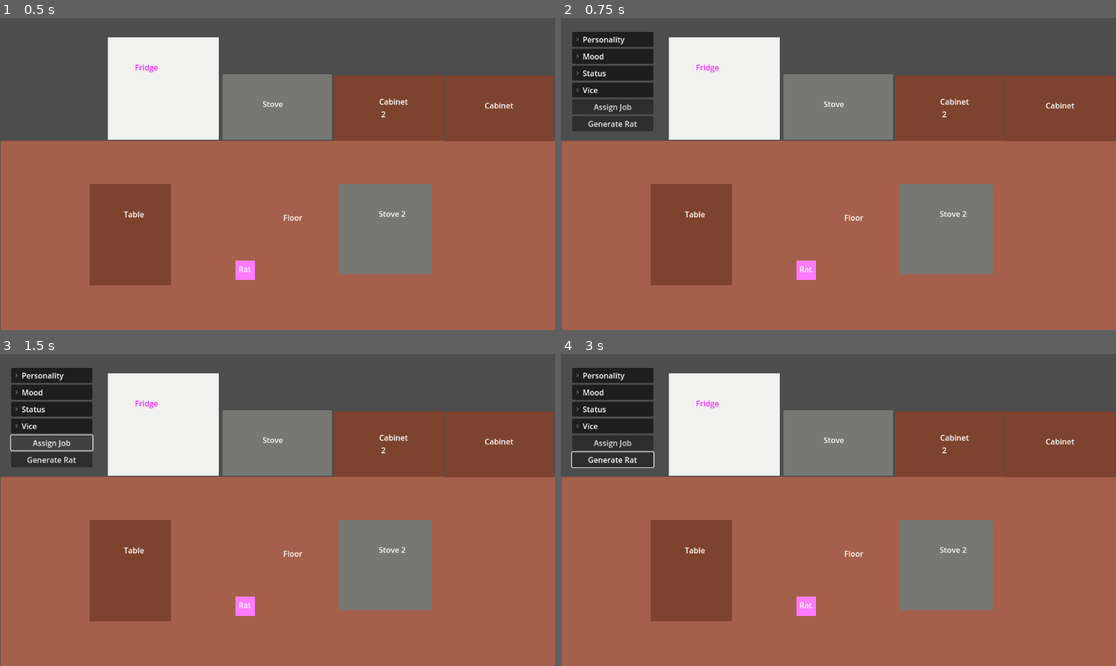
Above: before the commit, frames 1-4 (two rows, left to right).
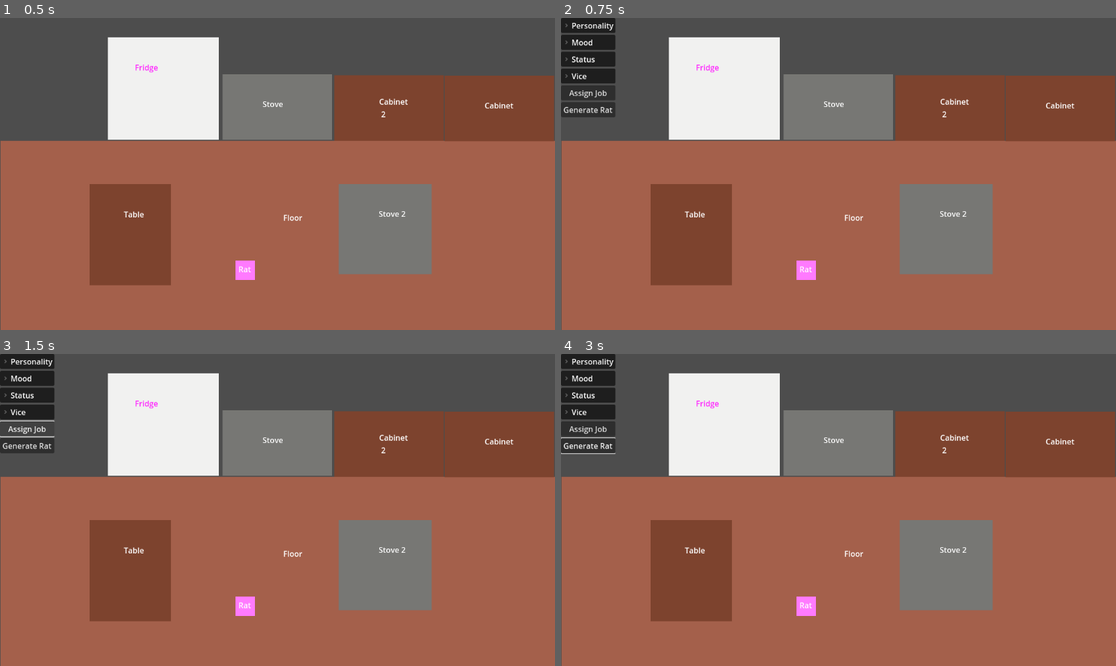
Above: after the commit, the same moments.

Repository: thorkellmani/ratbar
Game: Godot game, scene res://main.tscn
Two runs of this game, one before a commit and one after it. Both use one fixed random seed, a clock stepped at 60 frames per second and the inputs below.
Inputs (mouse positions are in pixels of both pictures, inside the frame that each line leads up to):
- Up to frame 1 (0.5 s): no input
- Up to frame 2 (0.75 s): tap Enter at 0.5 s; move the mouse to (805, 270) at 0.52 s; hold D (move_right) from 0.53 s (still down); click (805, 270) at 0.67 s
- Up to frame 3 (1.5 s): release D (move_right) at 1.25 s; click "Assign Job" at 1.25 s
- Up to frame 4 (3 s): click "Generate Rat" at 2 s; tap Space at 2.75 s; move the mouse to (805, 606) at 2.77 s; hold S (move_down) from 2.78 s (still down); click (805, 606) at 2.92 s

Frame 1 is identical in both runs. In frame 2, 4.0% of the frame differs, in the area x 0-17%, y 0-37%; in frame 3, 3.9%; in frame 4, 4.1%.
Error before the commit: Invalid access to property or key 'Personality-GREED' on a base object of type 'Dictionary[String, LineEdit]'. (res://debug/panel/debug_panel.gd:74)

Commit message:
feat: debug panel render

Diff:
--- a/debug/panel/debug_panel.gd
+++ b/debug/panel/debug_panel.gd
@@ -1,10 +1,10 @@
-extends Control
+extends CanvasLayer
 
 signal assign_job_requested
 signal generate_rat_requested
 
-var stat_row = preload("res://debug/panel_row/debug_panel_stat_row.tscn")
-var action_row = preload("res://debug/panel_button/panel_button.tscn")
+var stat_row := preload("res://debug/panel_row/debug_panel_stat_row.tscn")
+var action_row := preload("res://debug/panel_button/panel_button.tscn")
 
 var _rat: Rat
 
@@ -37,21 +37,21 @@
 	for stat_group in stat_groups:
 		var ui_stat_group_container := FoldableContainer.new()
 		var vBox := VBoxContainer.new()
-		add_child(ui_stat_group_container)
+		$Scroller/Panel.add_child(ui_stat_group_container)
 		ui_stat_group_container.title = stat_group
 		ui_stat_group_container.folded = true
 		ui_stat_group_container.add_child(vBox)
 
-		for stat in stat_groups[stat_group]:
+		for stat in stat_groups[stat_group]["enum"]:
 			var ui_stat_row: DebugPanelStatRow =  stat_row.instantiate()
 			vBox.add_child(ui_stat_row)
-			var stat_key:= _make_stat_key(stat_group, stat)
+			var stat_key:= _make_stat_key(stat_groups[stat_group].accessor, stat)
 			_stat_inputs[stat_key] = ui_stat_row.value
 			ui_stat_row.label.text = stat
 
 	for action in actions:
 		var button: Button = action_row.instantiate()
-		add_child(button)
+		$Scroller/Panel.add_child(button)
 		button.text = actions[action].label
 		button.pressed.connect(func():
 			actions[action].signal.emit()
@@ -67,8 +67,8 @@
 
 func _update() -> void:
 	for group in stat_groups:
-		var accessor = stat_groups[group]["accessor"]
-		var enum_dict = stat_groups[group]["enum"]
+		var accessor: String = stat_groups[group]["accessor"]
+		var enum_dict: Dictionary = stat_groups[group]["enum"]
 		for stat in enum_dict:
-			var stat_key = _make_stat_key(group, stat)
-			_stat_inputs[stat_key].text = str(_rat.get_stat(accessor, enum_dict[stat]))
+			var stat_key = _make_stat_key(accessor, stat)
+			_stat_inputs[stat_key].text = "%.0f" % _rat.get_stat(accessor, enum_dict[stat])
--- a/debug/panel/debug_panel.tscn
+++ b/debug/panel/debug_panel.tscn
@@ -2,10 +2,17 @@
 
 [ext_resource type="Script" uid="uid://hktebjtq7alh" path="res://debug/panel/debug_panel.gd" id="1_426e4"]
 
-[node name="DebugPanel" type="VBoxContainer"]
-offset_left = 23.0
-offset_top = 29.0
-offset_right = 192.0
-offset_bottom = 611.0
+[node name="DebugUI" type="CanvasLayer"]
+script = ExtResource("1_426e4")
+
+[node name="Scroller" type="ScrollContainer" parent="."]
+anchors_preset = -1
+anchor_right = 1.115
+anchor_bottom = 1.0
+offset_right = -1284.48
+offset_bottom = -48.0
+horizontal_scroll_mode = 0
+
+[node name="Panel" type="VBoxContainer" parent="Scroller"]
+layout_mode = 2
 mouse_filter = 2
-script = ExtResource("1_426e4")
--- /dev/null
+++ b/debug/panel/panel.gd
@@ -0,0 +1,11 @@
+extends VBoxContainer
+
+
+# Called when the node enters the scene tree for the first time.
+func _ready() -> void:
+	pass # Replace with function body.
+
+
+# Called every frame. 'delta' is the elapsed time since the previous frame.
+func _process(delta: float) -> void:
+	pass
--- a/main.gd
+++ b/main.gd
@@ -5,8 +5,8 @@
 func _ready() -> void:
 	if OS.is_debug_build():
 		$RatManager.rat_clicked.connect(_on_rat_clicked)
-		$DebugPanel.assign_job_requested.connect($JobManager._on_assign_job_button_pressed)
-		$DebugPanel.generate_rat_requested.connect($RatManager.generate_rat)
+		$DebugUI.assign_job_requested.connect($JobManager._on_assign_job_button_pressed)
+		$DebugUI.generate_rat_requested.connect($RatManager.generate_rat)
 
 func _on_rat_clicked(rat: Rat) -> void:
-	$DebugPanel.inspect_rat(rat)
+	$DebugUI.inspect_rat(rat)
--- a/main.tscn
+++ b/main.tscn
@@ -46,7 +46,9 @@
 [node name="Kitchen" parent="." instance=ExtResource("1_0xm2m")]
 layer = -1
 
-[node name="DebugPanel" parent="." instance=ExtResource("6_272bh")]
+[node name="DebugUI" parent="." instance=ExtResource("6_272bh")]
 visible = false
+offset_right = 0.0
+offset_bottom = 0.0
 
 [connection signal="navigate_to_job" from="JobManager" to="RatManager" method="_on_job_manager_navigate_to_job"]
Not shown, added: .zed/settings.json
Not shown, added: debug/panel/panel.gd.uid
